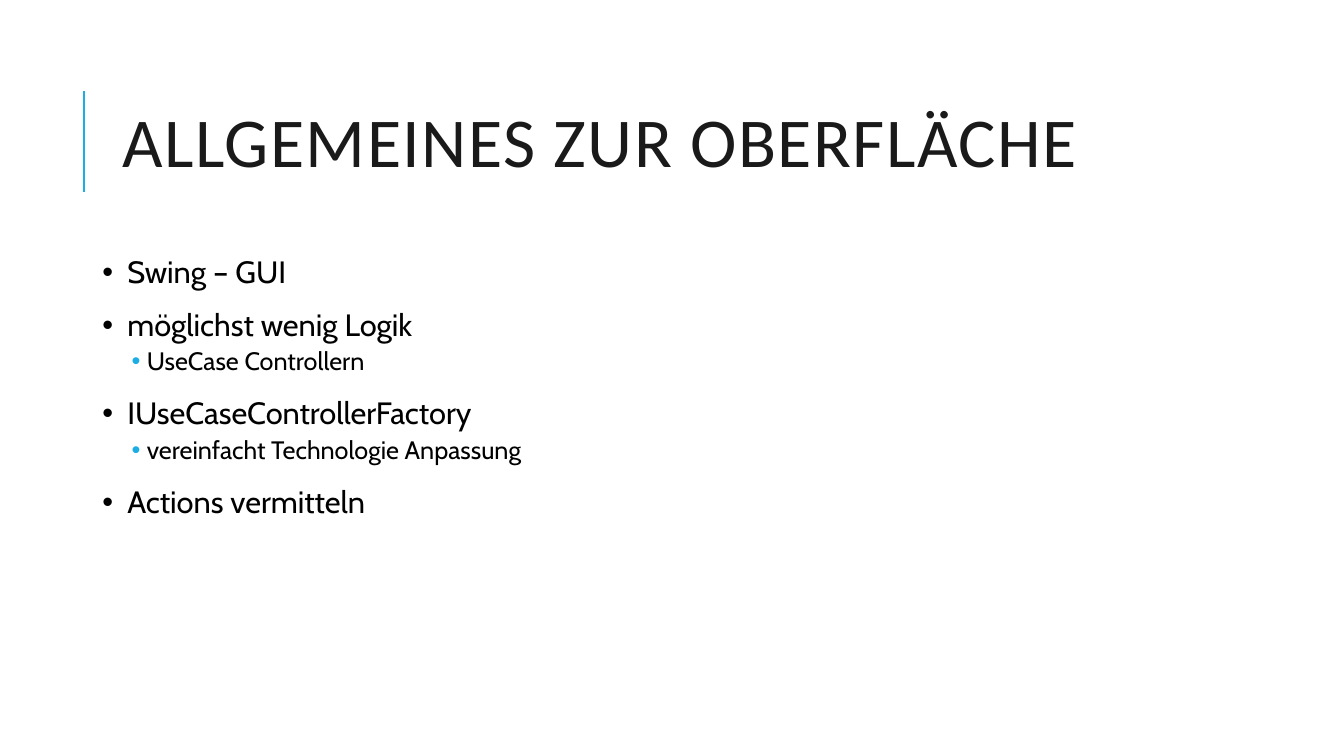
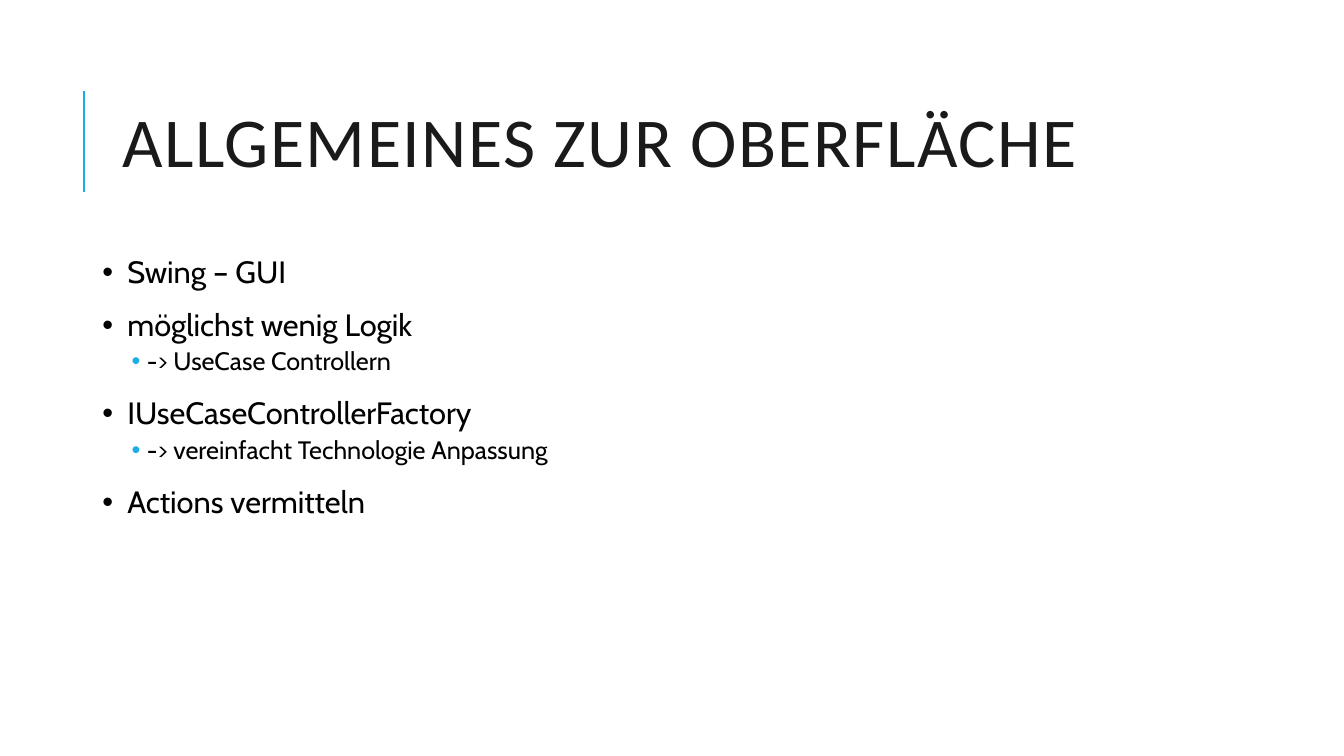
Before and after one commit to Dabjazz/SportsClubManager, a slide deck: slide 35 of Presentation/Presentation.pptx (slide 28 before the commit). Drawn at 1344x756 pixels with LibreOffice and Linux fonts; fonts in the diff are those of the drawing. Boxes give left, top, right and bottom in pixels: in the first picture for what was removed or moved away, otherwise in the second. Text is boxed around its words. In the diff, an @@ line names an element or a change of style, - is before the commit and + after.

Commit message:
Presentation

```diff
--- a/Presentation/Presentation.pptx
+++ b/Presentation/Presentation.pptx
@@ text at (x1=173, y1=351, x2=391, y2=371): text changed @@
-  • UseCase Controllern
+  • -> UseCase Controllern
@@ text at (x1=173, y1=440, x2=547, y2=465): text changed @@
-  • vereinfacht Technologie Anpassung
+  • -> vereinfacht Technologie Anpassung
```
Also in this commit, not shown: 1 other slide changed, 8 slides added.
